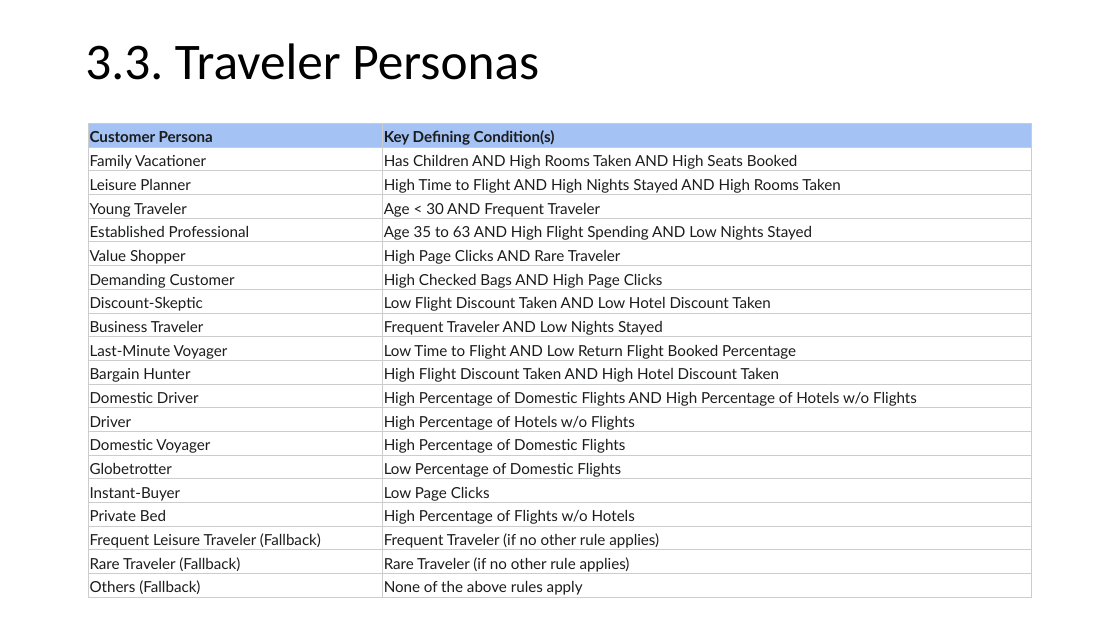
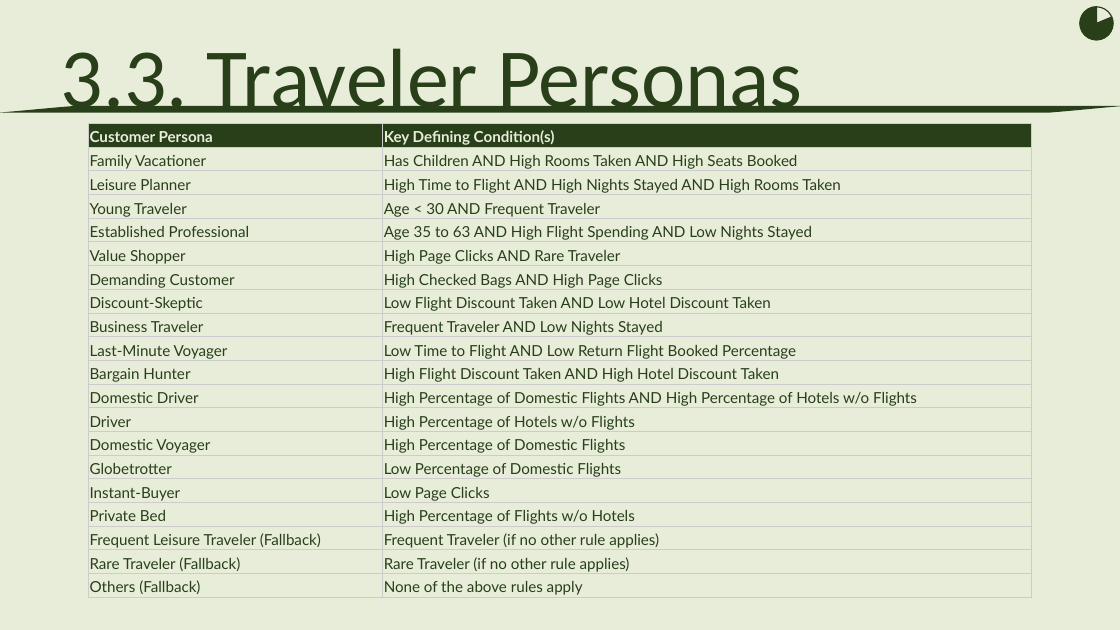
Before and after one commit to florian7380/TravelTide-Project, a slide deck: slide 15 of reports/TravelTide - Presentation.pptx (slide 16 before the commit). Drawn at 1120x630 pixels with LibreOffice and Linux fonts; fonts in the diff are those of the drawing. Boxes give left, top, right and bottom in pixels: in the first picture for what was removed or moved away, otherwise in the second. Text is boxed around its words. In the diff, an @@ line names an element or a change of style, - is before the commit and + after.

```diff
--- a/reports/TravelTide - Presentation.pptx
+++ b/reports/TravelTide - Presentation.pptx
@@ background #FFFFFF to #E8EDDA @@
@@ text "3.3. Traveler Personas": place and size @@
-text "3.3. Traveler Personas" at <box>85,43,539,80</box>
+text "3.3. Traveler Personas" at <box>61,48,803,127</box>
@@ text "3.3. Traveler Personas" at <box>61,48,803,127</box>: size 44 to 72 pt, text colour #000000 to #283F19; line spacing 0.9 to 1; vertical alignment middle to top @@
@@ ellipse added at <box>1081,7,1113,39</box>, fill #E8EDDA, outline #283F19 1 pt @@
@@ pie slice (boxed as its full ellipse) added at <box>1081,7,1113,39</box>, fill #283F19, outline #283F19 1 pt @@
@@ freeform shape added at <box>0,106,1120,113</box>, fill #283F19 @@
@@ table at <box>88,124,1032,599</box> @@
@@ fill #A4C2F4 to #283F19 in row 1 @@
@@ text colour #1B1C1D to #E8EDDA in "Customer Persona", "Key Defining Condition(s)" @@
@@ text colour #1B1C1D to #283F19 @@
```
Also in this commit, not shown: 17 other slides changed, 2 slides removed.
